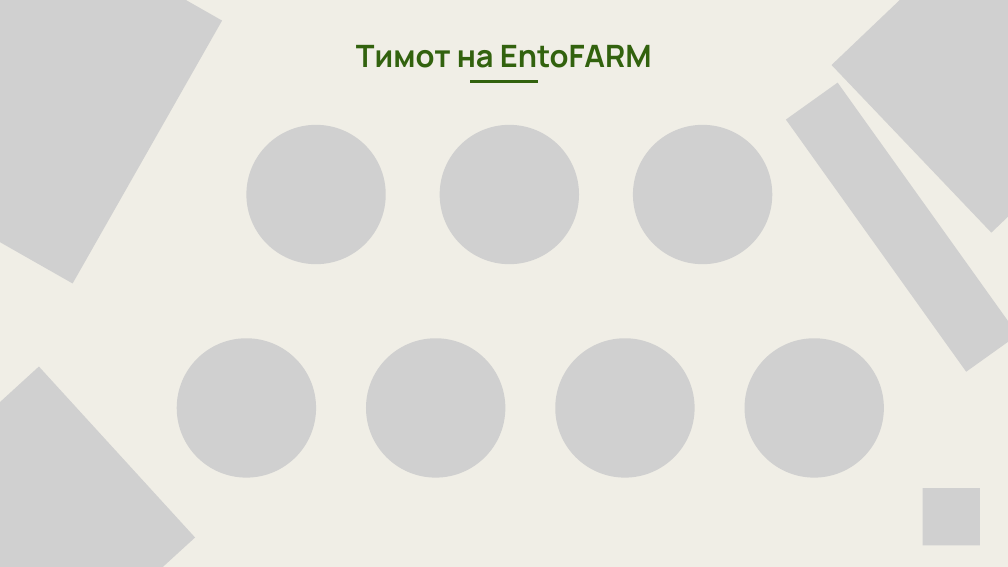
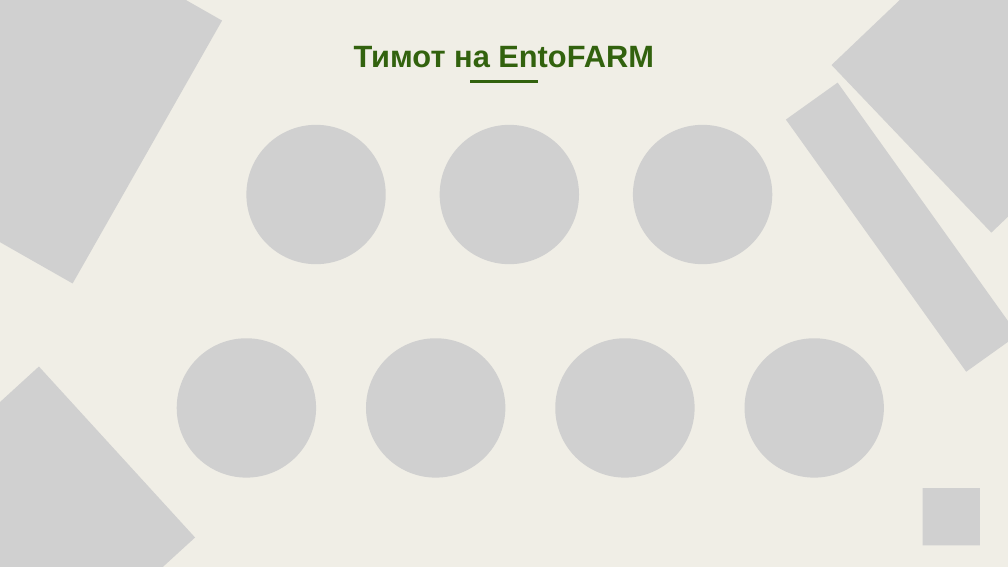
Before and after one commit to fraudline/entofarm, a slide deck: slide 2 of promo/presentation/EntoFARM_presentation_MK.pptx. Drawn at 1008x567 pixels with LibreOffice and Linux fonts; fonts in the diff are those of the drawing; grey boxes stand for pictures. Boxes give left, top, right and bottom in pixels: in the first picture for what was removed or moved away, otherwise in the second. Text is boxed around its words. In the diff, an @@ line names an element or a change of style, - is before the commit and + after.

```diff
--- a/promo/presentation/EntoFARM_presentation_MK.pptx
+++ b/promo/presentation/EntoFARM_presentation_MK.pptx
@@ text "Тимот на EntoFARM" at <box>354,45,654,68</box>: font Manrope to Arial @@
```
Also in this commit, not shown: 6 other slides changed, 1 other file.
